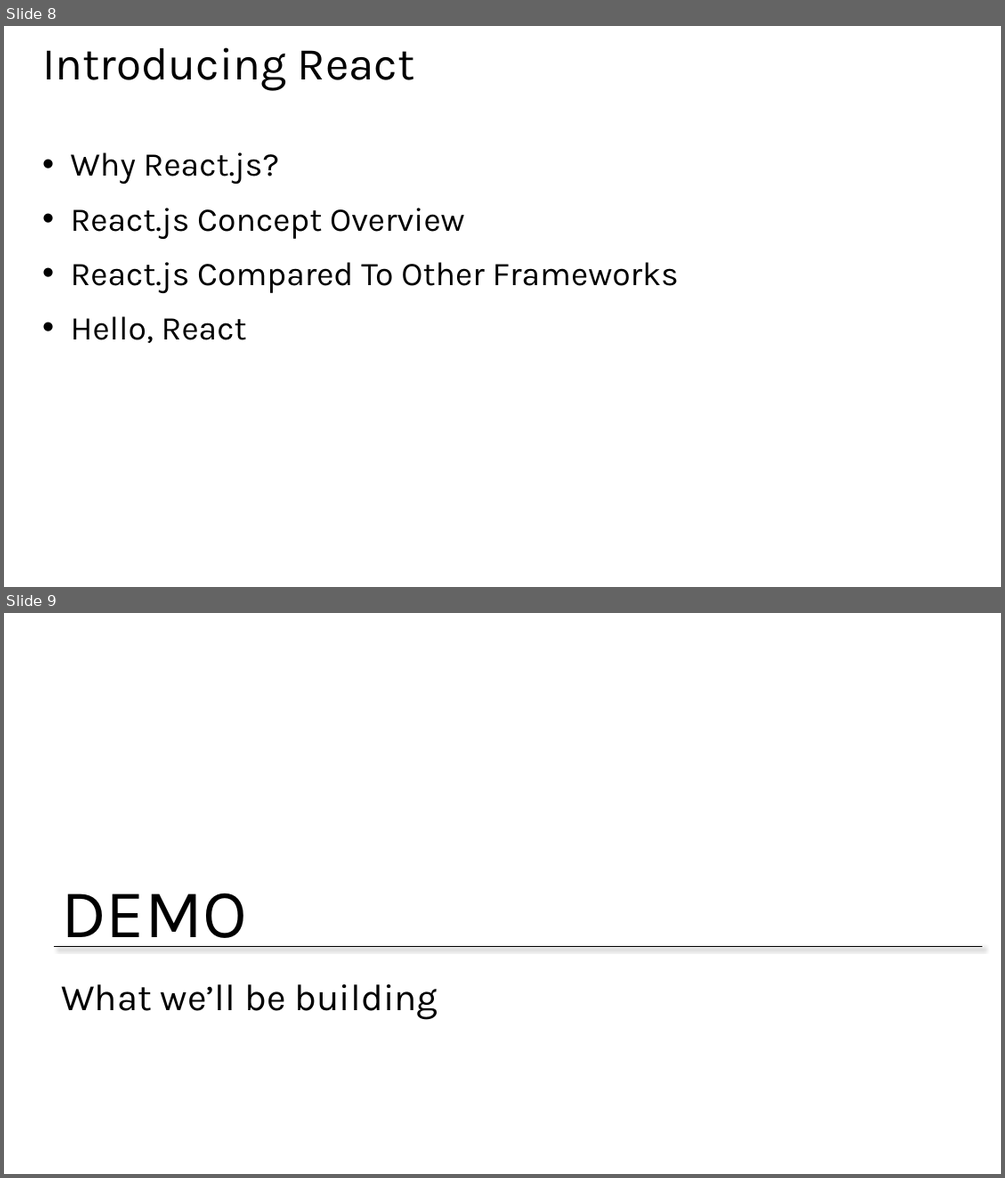
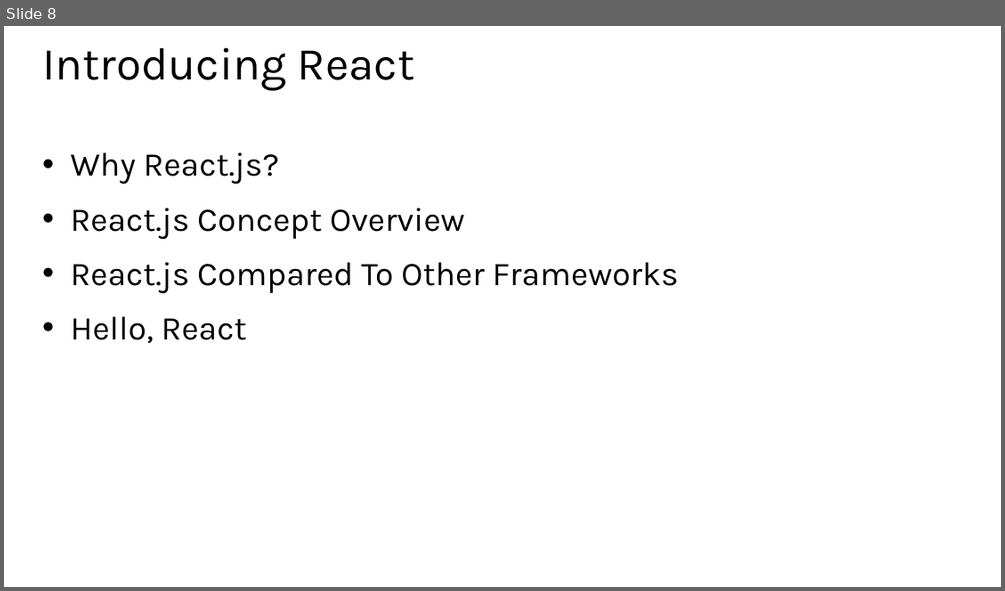
Before and after one commit to MicrosoftLearning/ReactJS, a slide deck: Slides/1 - Introducing React.pptx. Shown one above the other, each under a label of ours: slides 8 and 9 before the commit, slide 8 after it. The pictures are 1005x1178 and 1005x591 pixels, drawn with LibreOffice and Linux fonts; fonts in the diff are those of the drawing; background and template pictures are left out. Boxes give left, top, right and bottom in pixels: in the first picture for what was removed or moved away, otherwise in the second. Text is boxed around its words. In the diff, an @@ line names an element or a change of style, - is before the commit and + after.

```diff
--- a/Slides/1 - Introducing React.pptx
+++ b/Slides/1 - Introducing React.pptx
@@ slide 9 removed at (4,613,1001,1174), background #FFFFFF @@
@@ text removed at (61,892,247,947) @@
-DEMO
@@ line removed from (54, 947) to (983, 947) @@
@@ title removed at (61,984,438,1020) @@
-What we’ll be building
```
Also in this commit, not shown: 2 other slides removed, 4 other files.
